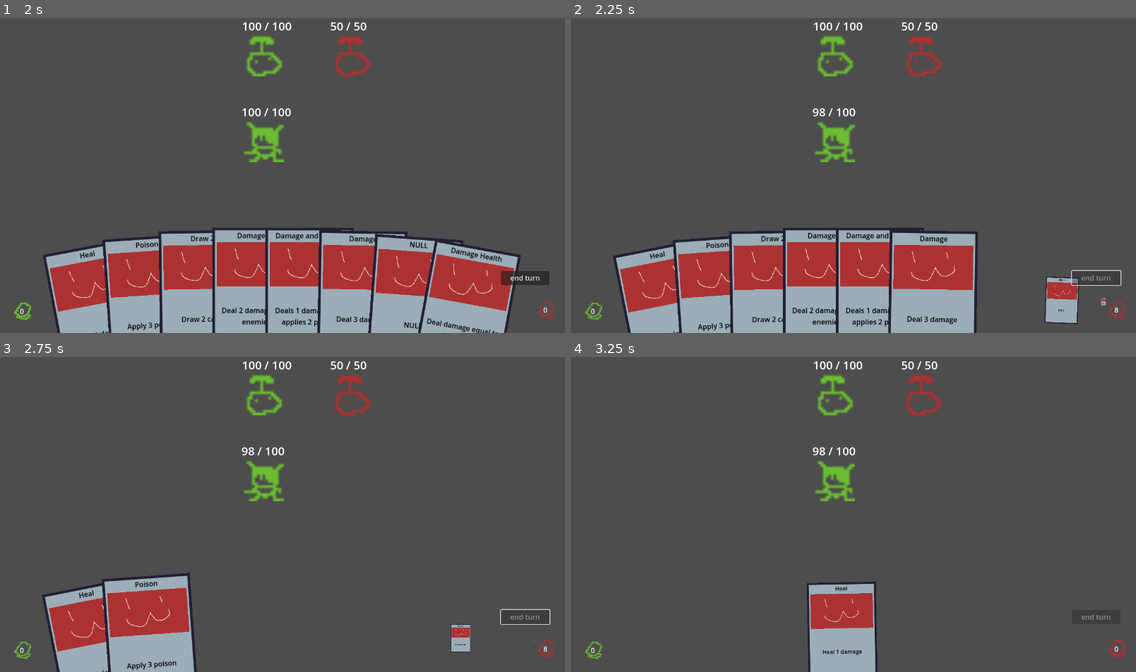
Above: before the commit, frames 1-4 (two rows, left to right).
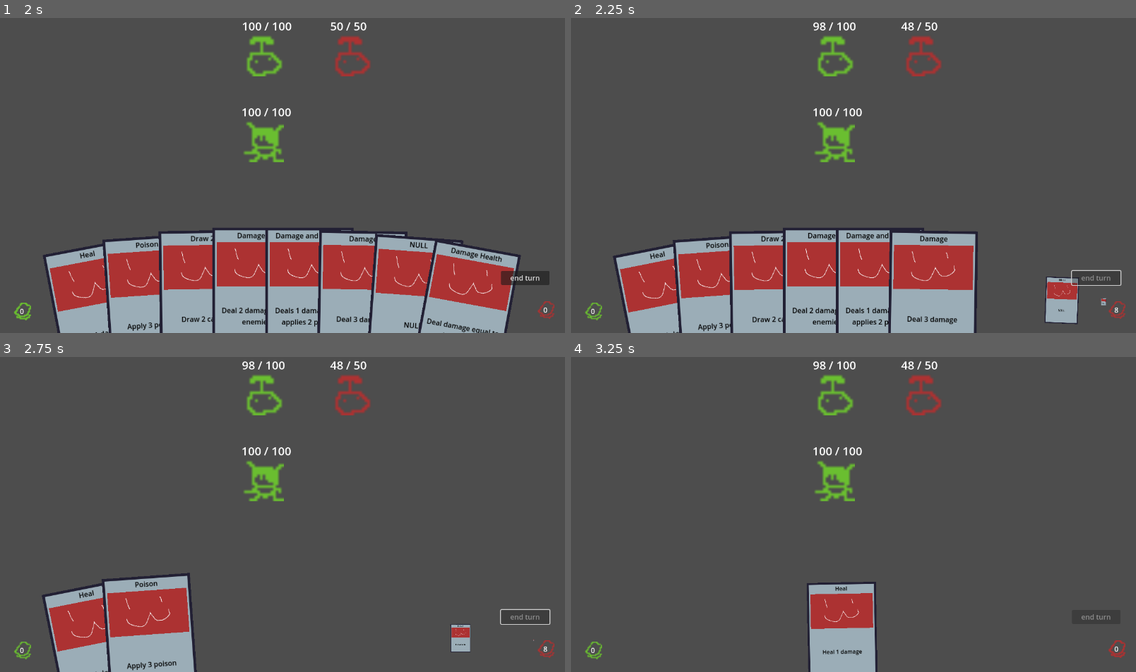
Above: after the commit, the same moments.

Repository: Saplings-Projects/1M_sub
Game: Godot game, scene res://#Scenes/TestingScene.tscn
Same seed, same stepped clock (60 frames per second), same inputs: the game is played once before the commit and once after it.
Inputs (mouse positions are in pixels of both pictures, inside the frame that each line leads up to):
- Up to frame 1 (2 s): click (259, 288) at 0.52 s; click "0" at 1.25 s
- Up to frame 2 (2.25 s): click "end turn" at 2 s
- Up to frame 3 (2.75 s): no input
- Up to frame 4 (3.25 s): click "8" at 2.75 s

Frame 1 is identical in both runs. In frame 2, 0.2% of the frame differs, in the area x 42-61%, y 1-32%; in frame 3, 0.2%; in frame 4, 0.2%.

Commit message:
Changed on_card_play function in card base such that  all effects and target effects can be put on the same card

Diff:
--- a/Cards/CardBase.gd
+++ b/Cards/CardBase.gd
@@ -43,16 +43,44 @@
 	for effect_data: EffectData in card_effects_data:
 		effect_data.apply_effect_data(target)
 
+func _apply_effect(target : Entity, effect: EffectData):
+	effect.apply_effect_data(target)
 
 func can_play_card(caster: Entity, target: Entity) -> bool:
 	return caster.get_party_component().can_play_on_entity(application_type, target)
 
 
 func on_card_play(caster: Entity, targets: Array[Entity]) -> void:
+	#Split up targeted attacks and all attacks
+	var target_effects: Array[EffectData] = []
+	var all_effects: Array[EffectData] = []
+
+	for effect_data: EffectData in card_effects_data:
+		if(effect_data.target_type == Enums.TargetType.SINGLE_TARGET):
+			target_effects.push_front(effect_data)
+		else :
+			all_effects.push_front( effect_data)
+	#Apply single target
 	for entity : Entity in targets:
-		_apply_all_effects(entity)
+		for effect : EffectData in target_effects:
+			_apply_effect(entity, effect)
+	#Get every unit that is to be affected by card
+	var all_target : Array[Entity]
+
+	match application_type:
+		Enums.ApplicationType.ALL:
+			all_target = CardManager.card_container.battler_refrence._enemy_list
+			all_target += [PlayerManager.player]
+		Enums.ApplicationType.ENEMY_ONLY:
+			all_target = CardManager.card_container.battler_refrence._enemy_list
+		Enums.ApplicationType.FRIENDLY_ONLY:
+			all_target = [PlayerManager.player]
+	#apply effect to every target
+	for entity : Entity in all_target:
+		for effect : EffectData in all_effects:
+			_apply_effect(entity, effect)
+
 	CardManager.on_card_action_finished.emit(self)
-	# TODO add other functionality that lots of cards may share (eg: restore AP)
 
 
 # override in child cards if you want to deal damage in a unique way
